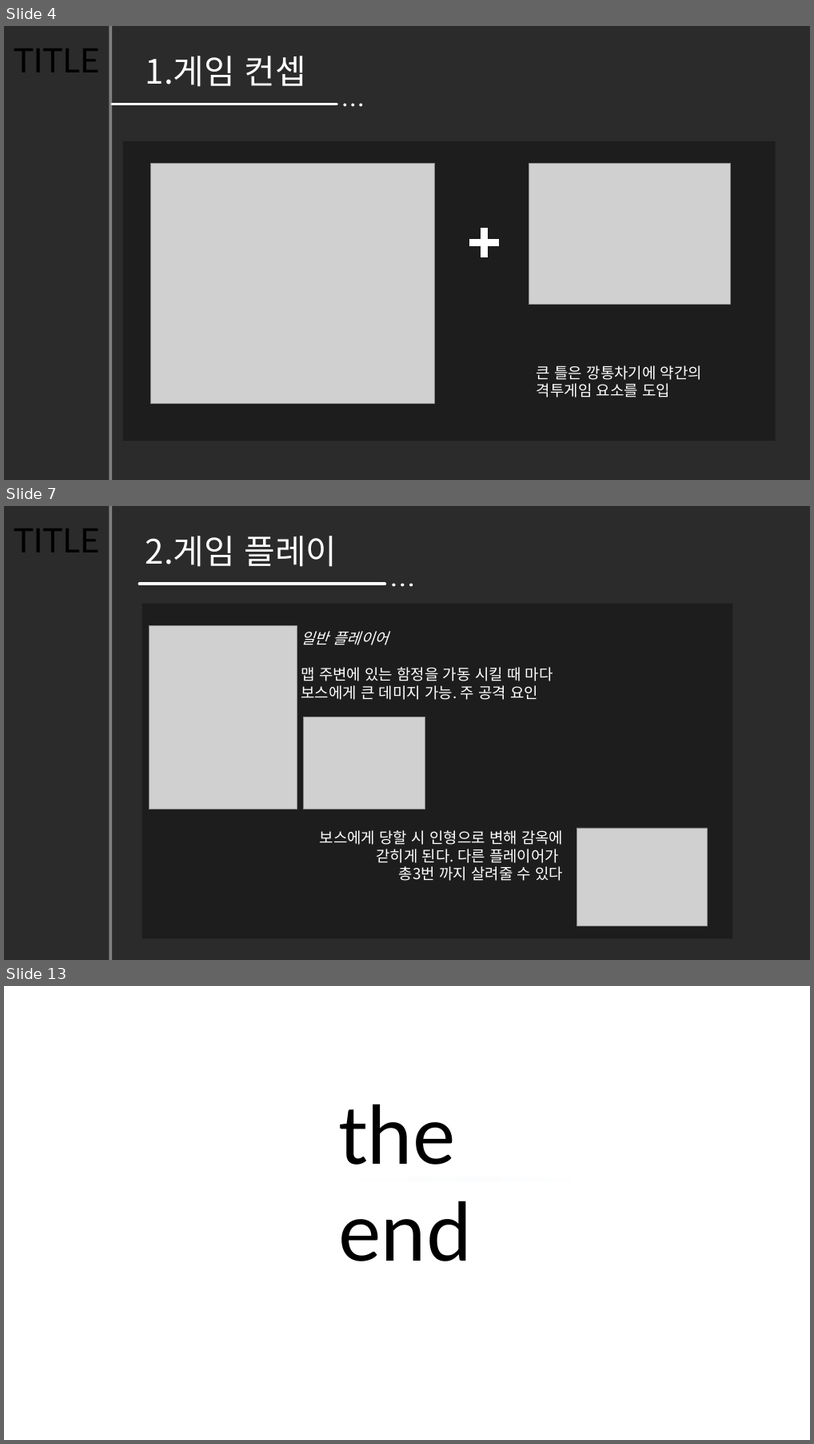
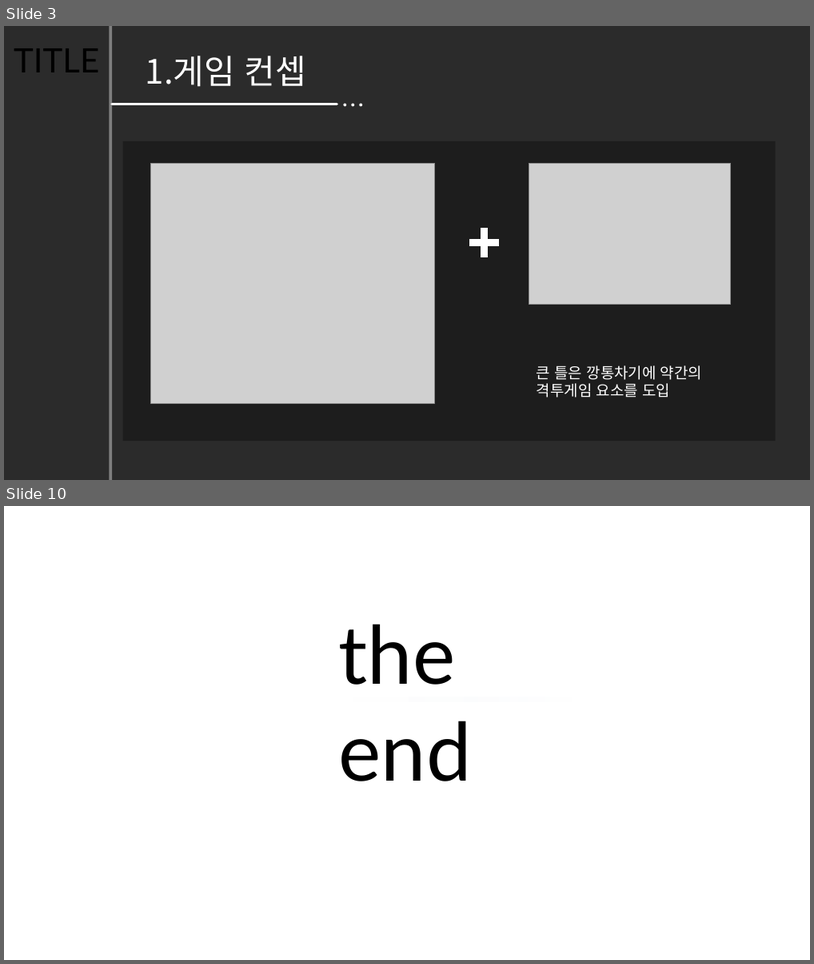
Before and after one commit to hajeongyeon/capstone_design, a slide deck: planning/2017.11.28(Week13).pptx. Shown one above the other, each under a label of ours: slides 4, 7 and 13 before the commit, slides 3 and 10 after it; the slides between them are not shown. The pictures are 814x1444 and 814x964 pixels, drawn with LibreOffice and Linux fonts; fonts in the diff are those of the drawing; grey boxes stand for pictures; background and template pictures are left out; a plain dark background stands for a picture behind light text. Boxes give left, top, right and bottom in pixels: in the first picture for what was removed or moved away, otherwise in the second. Text is boxed around its words. In the diff, an @@ line names an element or a change of style, - is before the commit and + after.

Commit message:
게임 플레이 수정 및 일정 계획 추가

```diff
--- a/planning/2017.11.28(Week13).pptx
+++ b/planning/2017.11.28(Week13).pptx
@@ slide 7 removed at [4,506,810,960], background picture (left out) @@
@@ text removed at [14,528,99,552] @@
-TITLE
@@ rectangle removed at [110,506,112,960] @@
@@ text removed at [146,536,338,567] @@
-2.게임 플레이
@@ group removed at [139,584,414,587]: 3 ellipses, 1 line @@
@@ rectangle removed at [142,604,733,939] @@
@@ picture removed at [149,626,298,808] @@
@@ text removed at [301,631,554,700] @@
-일반 플레이어
-맵 주변에 있는 함정을 가동 시킬 때 마다 보스에게 큰 데미지 가능. 주 공격 요인
@@ picture removed at [303,717,425,808] @@
@@ text removed at [320,830,564,880] @@
-보스에게 당할 시 인형으로 변해 감옥에
-갇히게 된다. 다른 플레이어가
-총3번 까지 살려줄 수 있다
@@ picture removed at [577,828,707,925] @@
@@ what was slide 4 is now slide 3 @@
@@ what was slide 13 is now slide 10 @@
```
Also in this commit, not shown: 6 slides changed, 2 other slides removed.
